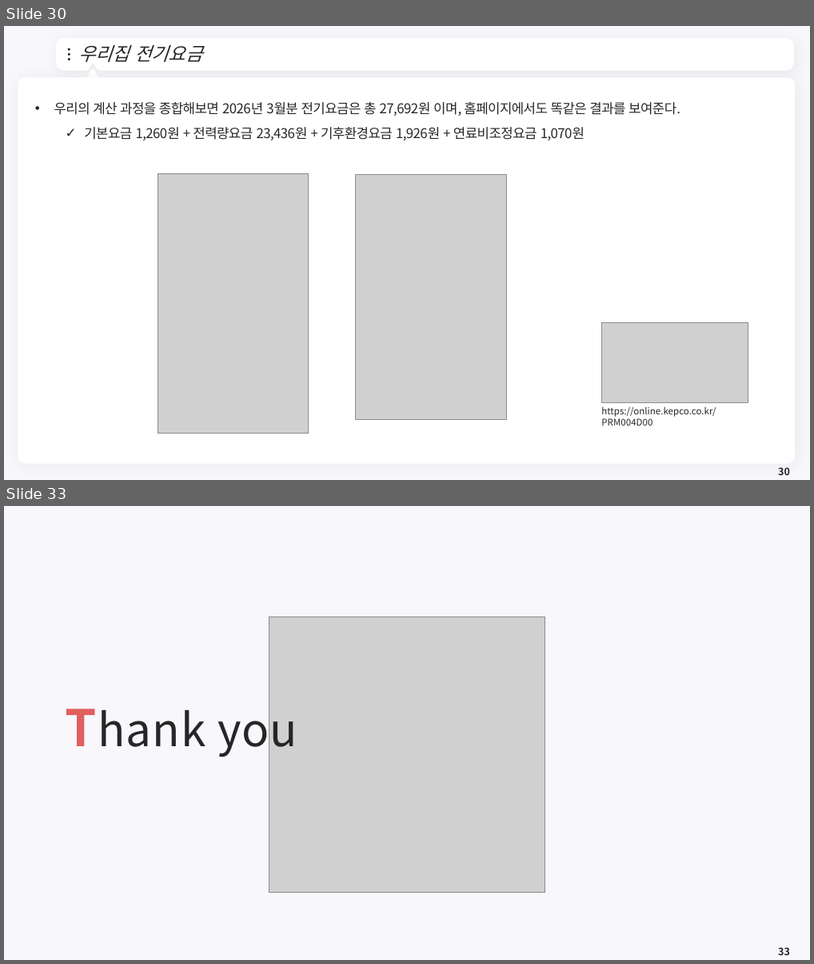
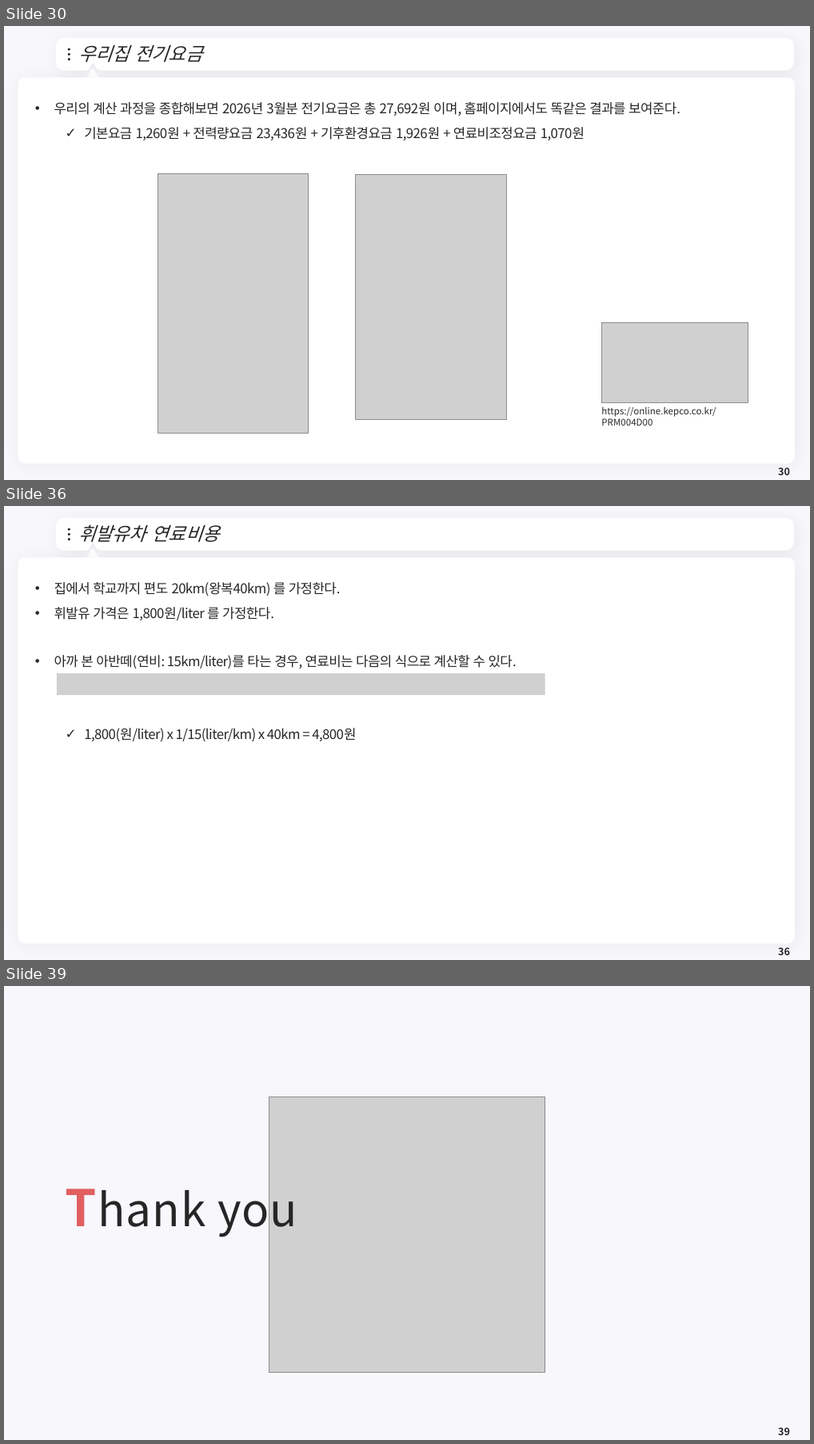
Before and after one commit to meandthey/Teaching, a slide deck: 에너지경제학/자원에너지경제학_Chapter_1.pptx. Shown one above the other, each under a label of ours: slides 30 and 33 before the commit, slides 30, 36 and 39 after it; the slides between them are not shown. The pictures are 814x964 and 814x1444 pixels, drawn with LibreOffice and Linux fonts; fonts in the diff are those of the drawing; grey boxes stand for pictures; background and template pictures are left out. Boxes give left, top, right and bottom in pixels: in the first picture for what was removed or moved away, otherwise in the second. Text is boxed around its words. In the diff, an @@ line names an element or a change of style, - is before the commit and + after.

```diff
--- a/에너지경제학/자원에너지경제학_Chapter_1.pptx
+++ b/에너지경제학/자원에너지경제학_Chapter_1.pptx
@@ slide 36 added at (4,506,810,960), background #F8F7FC; not listed: 7 template elements that a slide beside it also shows @@
@@ title added at (78,524,220,542), 22 pt, text #262626, italic @@
+휘발유차 연료비용
@@ text added at (54,582,517,741), 16 pt, text #262626 @@
+• 집에서 학교까지 편도 20km(왕복40km) 를 가정한다.
+• 휘발유 가격은 1,800원/liter 를 가정한다.
+• 아까 본 아반떼(연비: 15km/liter)를 타는 경우, 연료비는 다음의 식으로 계산할 수 있다.
+  ✓ 1,800(원/liter) x 1/15(liter/km) x 40km = 4,800원
@@ picture added at (57,673,546,695) @@
@@ page number added at (778,947,790,955), 12 pt, text #262626, bold @@
+36
@@ what was slide 33 is now slide 39 @@
@@ page number at (778,1427,790,1435): text changed @@
-33
+39
```
Also in this commit, not shown: 1 slide changed, 6 other slides added, 1 slide removed, 1 other file.
